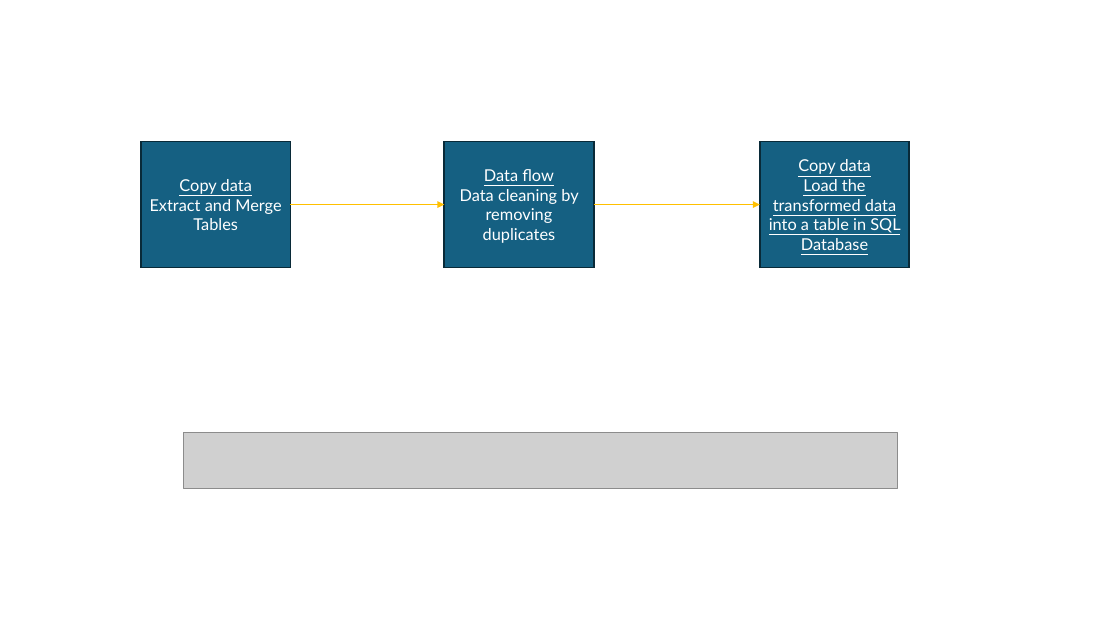
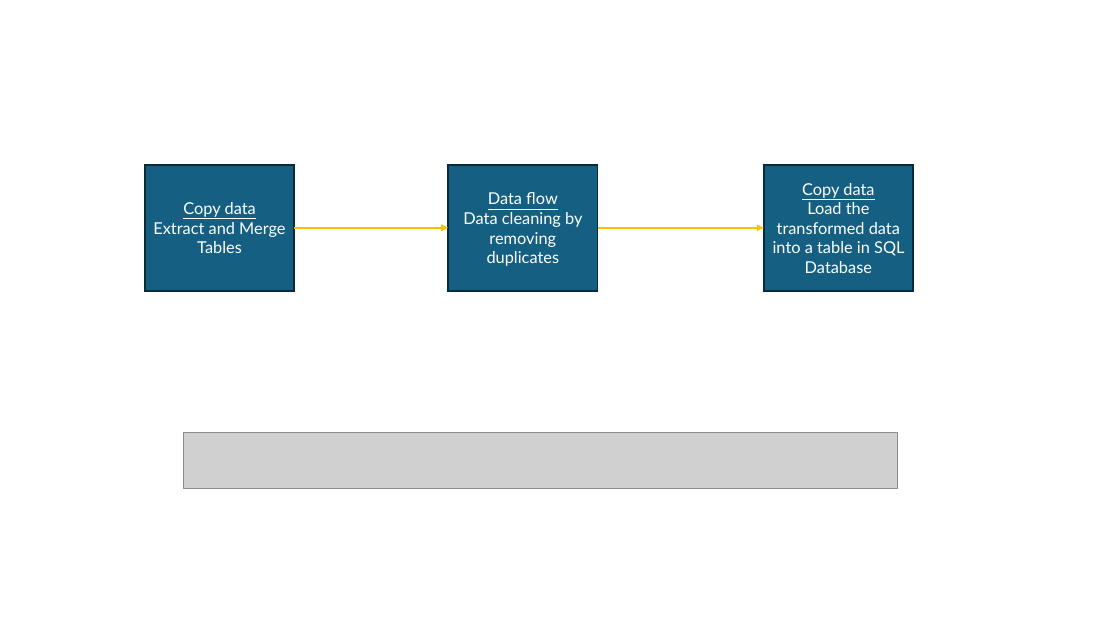
Before and after one commit to HiImPian/DEA_Rockfeather, a slide deck: slide 14 of DEA_solution.pptx. Drawn at 1120x630 pixels with LibreOffice and Linux fonts; fonts in the diff are those of the drawing; grey boxes stand for pictures. Boxes give left, top, right and bottom in pixels: in the first picture for what was removed or moved away, otherwise in the second. Text is boxed around its words. In the diff, an @@ line names an element or a change of style, - is before the commit and + after.

Commit message:
changes as usual

```diff
--- a/DEA_solution.pptx
+++ b/DEA_solution.pptx
@@ text in rectangle at (773,202,904,273): underline off in "Load the transformed data into a table ..." @@
@@ 3 rectangles, 2 arrows: place and size @@
-3 rectangles, 2 arrows at (141,142,910,268)
+3 rectangles, 2 arrows at (145,165,913,291)
```
